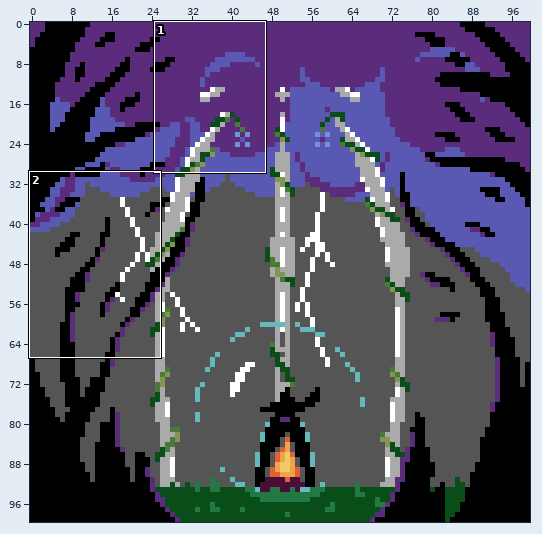
Edited in one commit: pixel-art file (Instagram/watervsfire2.aseprite). The first picture is a wide view before the edit; the outline marks the close-up.
Close-up. As it was:
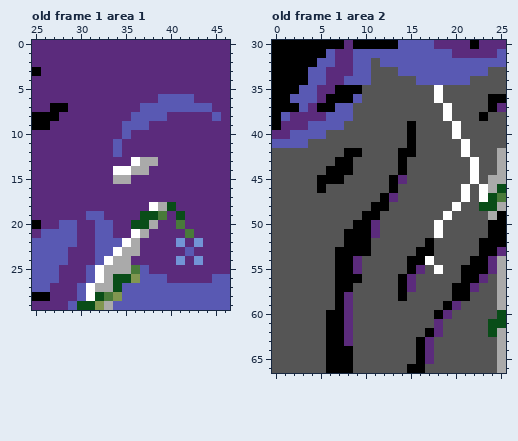
100x100 pixels, 1 frame. Shown: old frame 1 area 1: x 25..46, y 0..29; old frame 1 area 2: x 0..25, y 30..66. The commit also changed other frames or places, which this record leaves out.
Once edited:
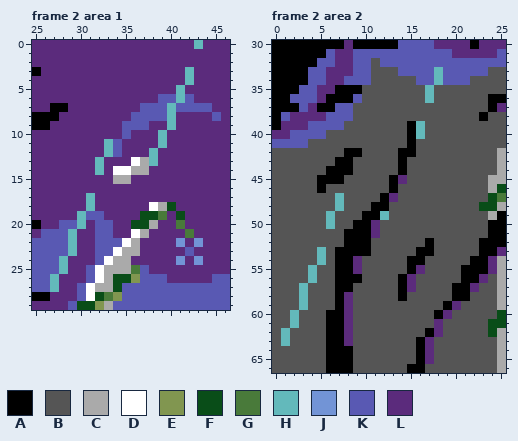
Palette (. is transparent): A #000000  B #555555  C #aaaaaa  D #ffffff  E #819650  F #094d18  G #497a3a  H #63b9bb  J #7294d6  K #5959b3  L #5b2b7c
A new or re-ordered frame is compared with the old frame closest to it.
The exact change:
frames 1 -> 6
layer "Rain Copy" added
layer "Raindrop4" added
--- frame 2 area 1 is new; against old frame 1, layers "Rain Copy", "Rain"
@@ x 25..46 @@
- 0 LLLLLLLLLLLLLLLLLLLLLL
+ 0 LLLLLLLLLLLLLLLLLLHLLL
  1 LLLLLLLLLLLLLLLLLLLLLL
  2 LLLLLLLLLLLLLLLLLLLLLL
- 3 ALLLLLLLLLLLLLLLLLLLLL
- 4 LLLLLLLLLLLLLLLLLLLLLL
- 5 LLLLLLLLLLLLLLLLLLLLLL
- 6 LLLLLLLLLLLLLLKKKKLLLL
- 7 LLAALLLLLLLLKKKKKKKKLL
- 8 AAALLLLLLLLKKKKLLLLLKL
- 9 AALLLLLLLLKKKLLLLLLLLL
-10 LLLLLLLLLLKLLLLLLLLLLL
-11 LLLLLLLLLKLLLLLLLLLLLL
-12 LLLLLLLLLKLLLLLLLLLLLL
-13 LLLLLLLLLLLDCCLLLLLLLL
-14 LLLLLLLLLDDCCLLLLLLLLL
+ 3 ALLLLLLLLLLLLLLLLHLLLL
+ 4 LLLLLLLLLLLLLLLLLHLLLL
+ 5 LLLLLLLLLLLLLLLLHLLLLL
+ 6 LLLLLLLLLLLLLLKKHKLLLL
+ 7 LLAALLLLLLLLKKKHKKKKLL
+ 8 AAALLLLLLLLKKKKHLLLLKL
+ 9 AALLLLLLLLKKKLLHLLLLLL
+10 LLLLLLLLLLKLLLHLLLLLLL
+11 LLLLLLLLHKLLLLHLLLLLLL
+12 LLLLLLLLHKLLLHLLLLLLLL
+13 LLLLLLLHLLLDCHLLLLLLLL
+14 LLLLLLLHLDDCCLLLLLLLLL
 15 LLLLLLLLLCCLLLLLLLLLLL
 16 LLLLLLLLLLLLLLLLLLLLLL
-17 LLLLLLLLLLLLLLLLLLLLLL
-18 LLLLLLLLLLLLLDCFLLLLLL
-19 LLLLLLKKLLLLFFGLFLLLLL
-20 ALLKKLLKKLLFFCLLGLLLLL
-21 LKKKKLLKKLLDCLLLLGLLLL
-22 KKKKKLLKKKDCLLLLJLJLLL
-23 KKKKLLLKKDCCLLLLLKLLLL
-24 KKKKLLLKDCCLLLLLJLJLLL
-25 KKKLLLKDCCCGKLLLLLLLLL
-26 KKKLLLKDCFFEKKKLLLLLKK
-27 KKLLLKDCCFKKKKKKKKKKKK
+17 LLLLLLHLLLLLLLLLLLLLLL
+18 LLLLLLHLLLLLLDCFLLLLLL
+19 LLLLLHKKLLLLFFGLFLLLLL
+20 ALLKKHLKKLLFFCLLGLLLLL
+21 LKKKHLLKKLLDCLLLLGLLLL
+22 KKKKHLLKKKDCLLLLJLJLLL
+23 KKKKHLLKKDCCLLLLLKLLLL
+24 KKKHLLLKDCCLLLLLJLJLLL
+25 KKKHLLKDCCCGKLLLLLLLLL
+26 KKHLLLKDCFFEKKKLLLLLKK
+27 KKHLLKDCCFKKKKKKKKKKKK
 28 AALLLKDFGEKKKKKKKKKKKK
--- frame 2 area 2 is new; against old frame 1, layers "Raindrop4", "Rain Copy", "Lightning"
@@ x 0..25 @@
 32 AAAAAKKLLKKBKKKKKKKKKKKKKK
-33 AAAAKKLLLKKBBBKKKKKKKKKKBB
-34 AAAAKKLLKKKBBBBBKKKKKKBBBB
-35 AAAKKLLAAABBBBBBBBDBBBBBBB
-36 AAKKKLAAAKBBBBBBBBDBBBBBAA
-37 AAAKLAAKKBBBBBBBBBBDBBBBAL
-38 AKLLLLKKKBBBBBBBBBBDBBBABB
-39 ALLLKKKKBBBBBBBABBBBDBBBBB
-40 LLKKKKBBBBBBBBBABBBBDBBBBB
-41 KKKKBBBBBBBBBBBABBBBBDBBBB
-42 BBBBBBBBAABBBBAABBBBBDBBBC
-43 BBBBBBBAABBBBBABBBBBBBDBBC
-44 BBBBBBAAABBBBBABBBBBBBDBBC
-45 BBBBBAAABBBBBALBBBBBBBDBCC
-46 BBBBBABBBBBBBABBBBBBBDBDCF
-47 BBBBBBBBBBBBALBBBBBBBDBDFG
-48 BBBBBBBBBBBAABBBBBBBDBBFFC
-49 BBBBBBBBBBAABBBBBBBDBBBBCA
-50 BBBBBBBBBAALBBBBBBDBBBBBAA
-51 BBBBBBBBAAALBBBBBBDBBBBBAA
+33 AAAAKKLLLKKBBBKKKKHKKKKKBB
+34 AAAAKKLLKKKBBBBBKKHKKKBBBB
+35 AAAKKLLAAABBBBBBBHBBBBBBBB
+36 AAKKKLAAAKBBBBBBBHBBBBBBAA
+37 AAAKLAAKKBBBBBBBBBBBBBBBAL
+38 AKLLLLKKKBBBBBBBBBBBBBBABB
+39 ALLLKKKKBBBBBBBAHBBBBBBBBB
+40 LLKKKKBBBBBBBBBAHBBBBBBBBB
+41 KKKKBBBBBBBBBBBABBBBBBBBBB
+42 BBBBBBBBAABBBBAABBBBBBBBBC
+43 BBBBBBBAABBBBBABBBBBBBBBBC
+44 BBBBBBAAABBBBBABBBBBBBBBBC
+45 BBBBBAAABBBBBALBBBBBBBBBCC
+46 BBBBBABBBBBBBABBBBBBBBBBCF
+47 BBBBBBBHBBBBALBBBBBBBBBBFG
+48 BBBBBBBHBBBAABBBBBBBBBBFFC
+49 BBBBBBHBBBAAHBBBBBBBBBBBCA
+50 BBBBBBHBBAALBBBBBBBBBBBBAA
+51 BBBBBBBBAAALBBBBBBBBBBBBAA
 52 BBBBBBBBAAABBBBBBABBBBBAAA
-53 BBBBBBBAAAABBBBBAABBBBBAAL
-54 BBBBBBBAALBBBBBAADBBBBAALC
-55 BBBBBBBAALBBBBBALBDBBAAALC
-56 BBBBBBBAAABBBBALBBBBBAALBC
-57 BBBBBBBAABBBBBALBBBBAALBBC
-58 BBBBBBBALBBBBBABBBBBAABBBC
-59 BBBBBBBALBBBBBBBBBBALBBBBC
-60 BBBBBBAALBBBBBBBBBALBBBBBF
-61 BBBBBBAALBBBBBBBBBLBBBBBFF
-62 BBBBBBAALBBBBBBBBALBBBBBFC
-63 BBBBBBAALBBBBBBBALBBBBBBBC
+53 BBBBBHBAAAABBBBBAABBBBBAAL
+54 BBBBBHBAALBBBBBAABBBBBAALC
+55 BBBBHBBAALBBBBBALBBBBAAALC
+56 BBBBHBBAAABBBBALBBBBBAALBC
+57 BBBHBBBAABBBBBALBBBBAALBBC
+58 BBBHBBBALBBBBBABBBBBAABBBC
+59 BBBHBBBALBBBBBBBBBBALBBBBC
+60 BBHBBBAALBBBBBBBBBALBBBBBF
+61 BBHBBBAALBBBBBBBBBLBBBBBFF
+62 BHBBBBAALBBBBBBBBALBBBBBFC
+63 BHBBBBAALBBBBBBBALBBBBBBBC
 64 BBBBBBAAABBBBBBBALBBBBBBBC
Changed places in both close-ups, as pixel boxes (x1, y1, x2, y2):
changed: (149, 40, 203, 166)
changed: (50, 139, 113, 292)
changed: (416, 67, 488, 274)
changed: (281, 193, 344, 346)
changed: (380, 211, 389, 220)
